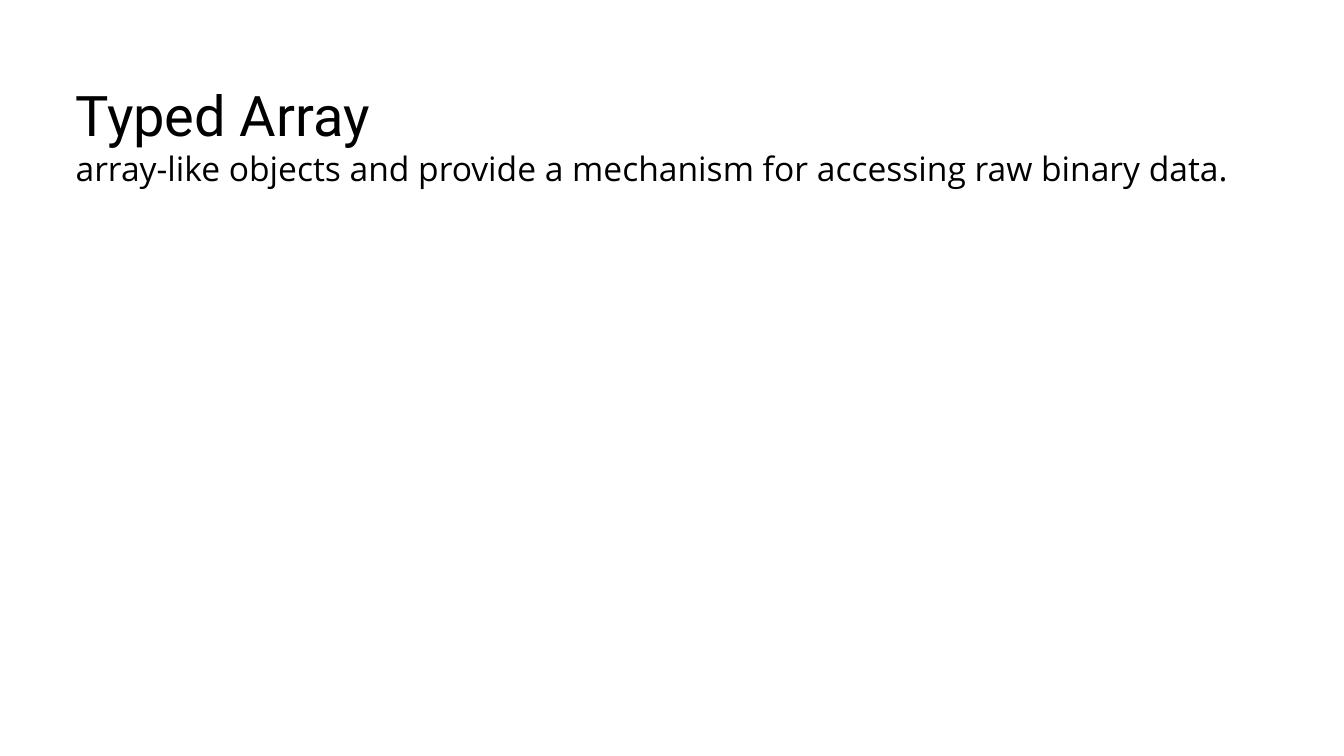
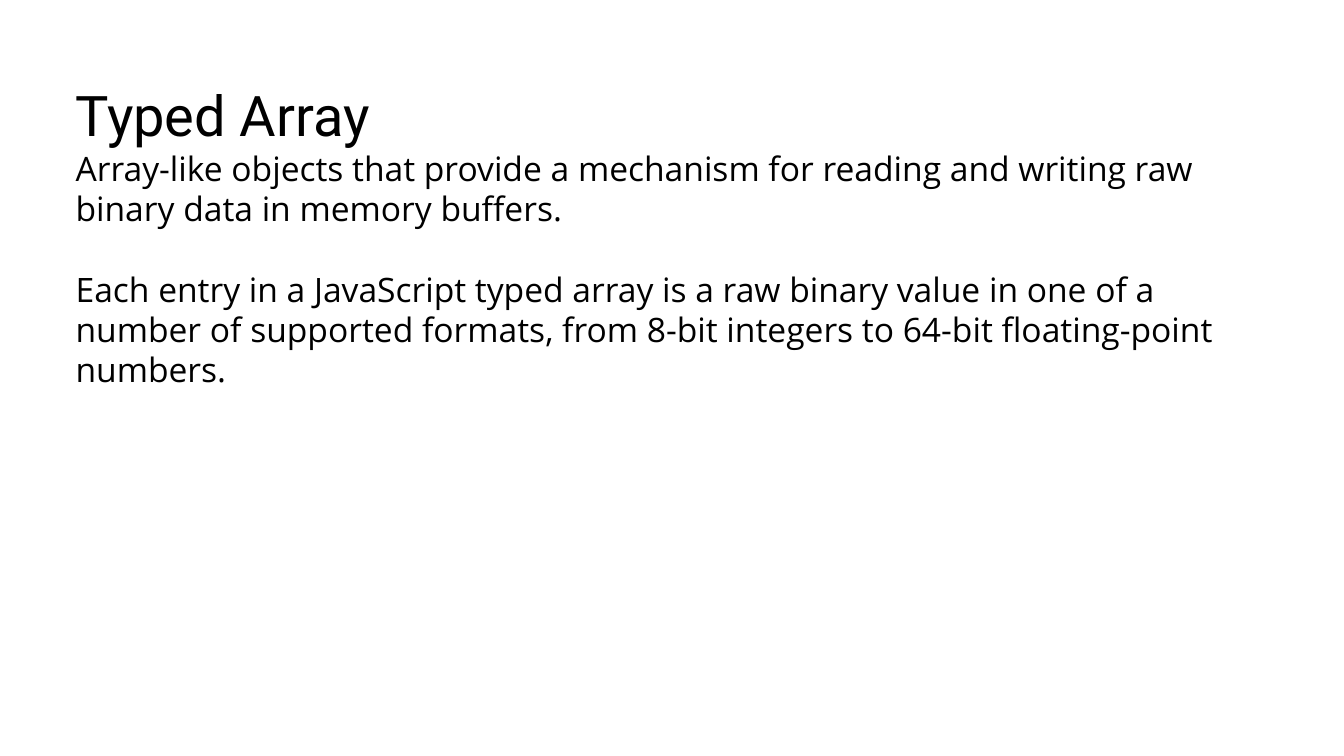
Before and after one commit to RostyslavSynenko/Lv-469.NodeJS, a slide deck: slide 25 of presentations/Built-in Collections.pptx (slide 20 before the commit). Drawn at 1344x756 pixels with LibreOffice and Linux fonts; fonts in the diff are those of the drawing; background and template pictures are left out. Boxes give left, top, right and bottom in pixels: in the first picture for what was removed or moved away, otherwise in the second. Text is boxed around its words. In the diff, an @@ line names an element or a change of style, - is before the commit and + after.

```diff
--- a/presentations/Built-in Collections.pptx
+++ b/presentations/Built-in Collections.pptx
@@ title at [76,94,1213,383]: text changed @@
-Typed Array
-array-like objects and provide a mechanism for accessing raw binary data.
+Typed Array
+Array-like objects that provide a mechanism for reading and writing raw binary data in memory buffers.
+Each entry in a JavaScript typed array is a raw binary value in one of a number of supported formats, from 8-bit integers to 64-bit floating-point numbers.
```
Also in this commit, not shown: 3 other slides changed, 14 slides added, 1 slide removed.
